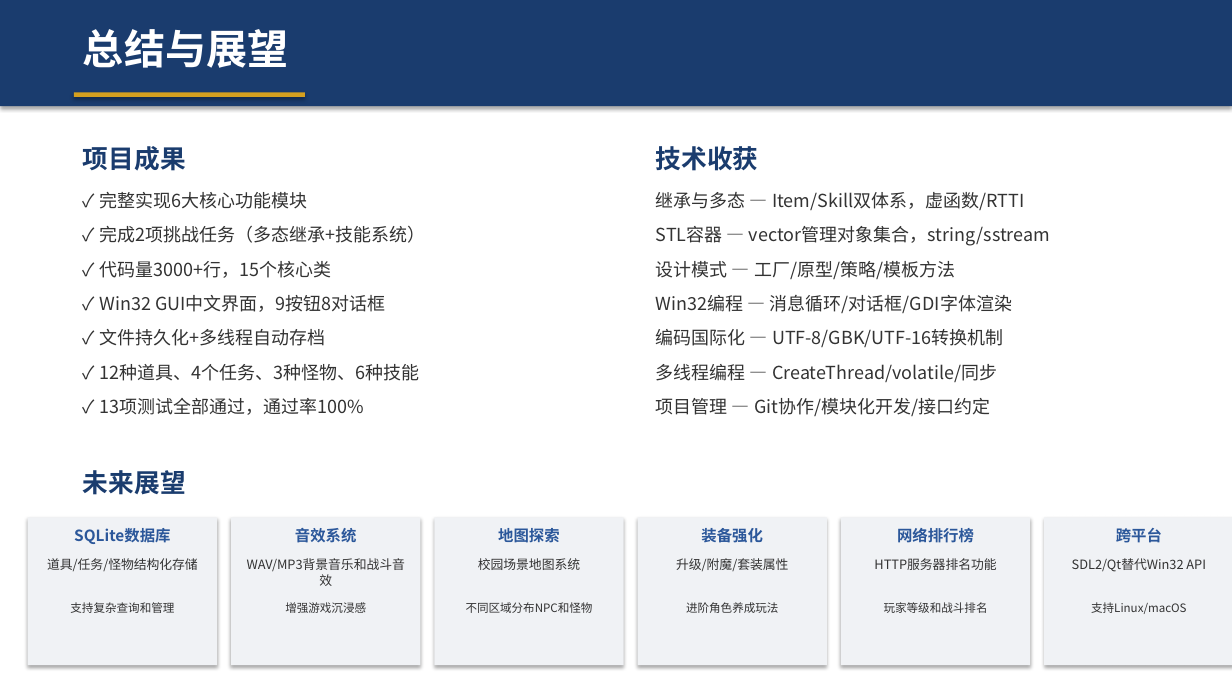
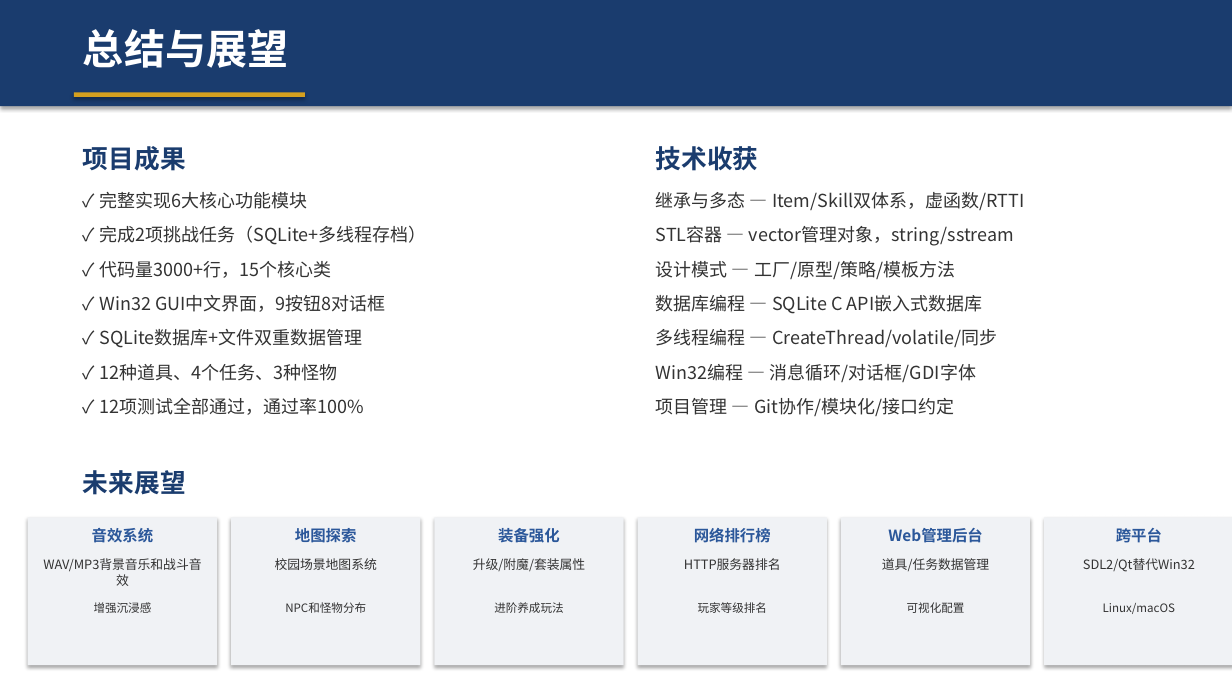
Before and after one commit to wechi123/-, a slide deck: slide 15 of build/校园RPG冒险游戏_汇报.pptx (slide 17 before the commit). Drawn at 1232x693 pixels with LibreOffice and Linux fonts; fonts in the diff are those of the drawing. Boxes give left, top, right and bottom in pixels: in the first picture for what was removed or moved away, otherwise in the second. Text is boxed around its words. In the diff, an @@ line names an element or a change of style, - is before the commit and + after.

```diff
--- a/build/校园RPG冒险游戏_汇报.pptx
+++ b/build/校园RPG冒险游戏_汇报.pptx
@@ text at [99,226,426,245]: text changed @@
-✓ 完成2项挑战任务（多态继承+技能系统）
+✓ 完成2项挑战任务（SQLite+多线程存档）
@@ text at [656,226,1014,246]: text changed @@
-STL容器 — vector管理对象集合，string/sstream
+STL容器 — vector管理对象，string/sstream
@@ text at [656,295,983,314]: text changed @@
-Win32编程 — 消息循环/对话框/GDI字体渲染
-编码国际化 — UTF-8/GBK/UTF-16转换机制
+数据库编程 — SQLite C API嵌入式数据库
@@ text at [99,329,364,415]: text changed @@
-✓ 文件持久化+多线程自动存档
-✓ 12种道具、4个任务、3种怪物、6种技能
-✓ 13项测试全部通过，通过率100%
+✓ SQLite数据库+文件双重数据管理
+✓ 12种道具、4个任务、3种怪物
+✓ 12项测试全部通过，通过率100%
@@ text at [656,364,976,416]: text changed @@
-项目管理 — Git协作/模块化开发/接口约定
+Win32编程 — 消息循环/对话框/GDI字体
+项目管理 — Git协作/模块化/接口约定
@@ text at [92,528,154,543]: text changed @@
-SQLite数据库
+音效系统
@@ text at [295,528,357,542]: text changed @@
-音效系统
+地图探索
@@ text at [498,528,560,543]: text changed @@
-地图探索
+装备强化
@@ text at [694,528,771,543]: text changed @@
-装备强化
+网络排行榜
@@ text at [888,528,983,543]: text changed @@
-网络排行榜
+Web管理后台
@@ text at [43,558,201,572]: text changed @@
-道具/任务/怪物结构化存储
+WAV/MP3背景音乐和战斗音效
@@ text at [275,558,377,570]: text changed @@
-WAV/MP3背景音乐和战斗音效
+校园场景地图系统
@@ text at [473,558,585,572]: text changed @@
-校园场景地图系统
+升级/附魔/套装属性
@@ text at [684,558,781,570]: text changed @@
-升级/附魔/套装属性
+HTTP服务器排名
@@ text at [882,558,989,571]: text changed @@
-HTTP服务器排名功能
+道具/任务数据管理
@@ text at [1083,558,1195,572]: text changed @@
-SDL2/Qt替代Win32 API
+SDL2/Qt替代Win32
@@ text at [94,602,152,613]: text changed @@
-支持复杂查询和管理
+增强沉浸感
@@ text at [285,602,366,613]: text changed @@
-增强游戏沉浸感
+NPC和怪物分布
@@ text at [494,602,563,613]: text changed @@
-不同区域分布NPC和怪物
+进阶养成玩法
@@ text at [698,602,767,613]: text changed @@
-进阶角色养成玩法
+玩家等级排名
@@ text at [907,602,965,613]: text changed @@
-玩家等级和战斗排名
+可视化配置
@@ text at [1103,603,1175,614]: text changed @@
-支持Linux/macOS
+Linux/macOS
```
Also in this commit, not shown: 10 other slides changed, 5 slides added, 7 slides removed, 24 other files.
